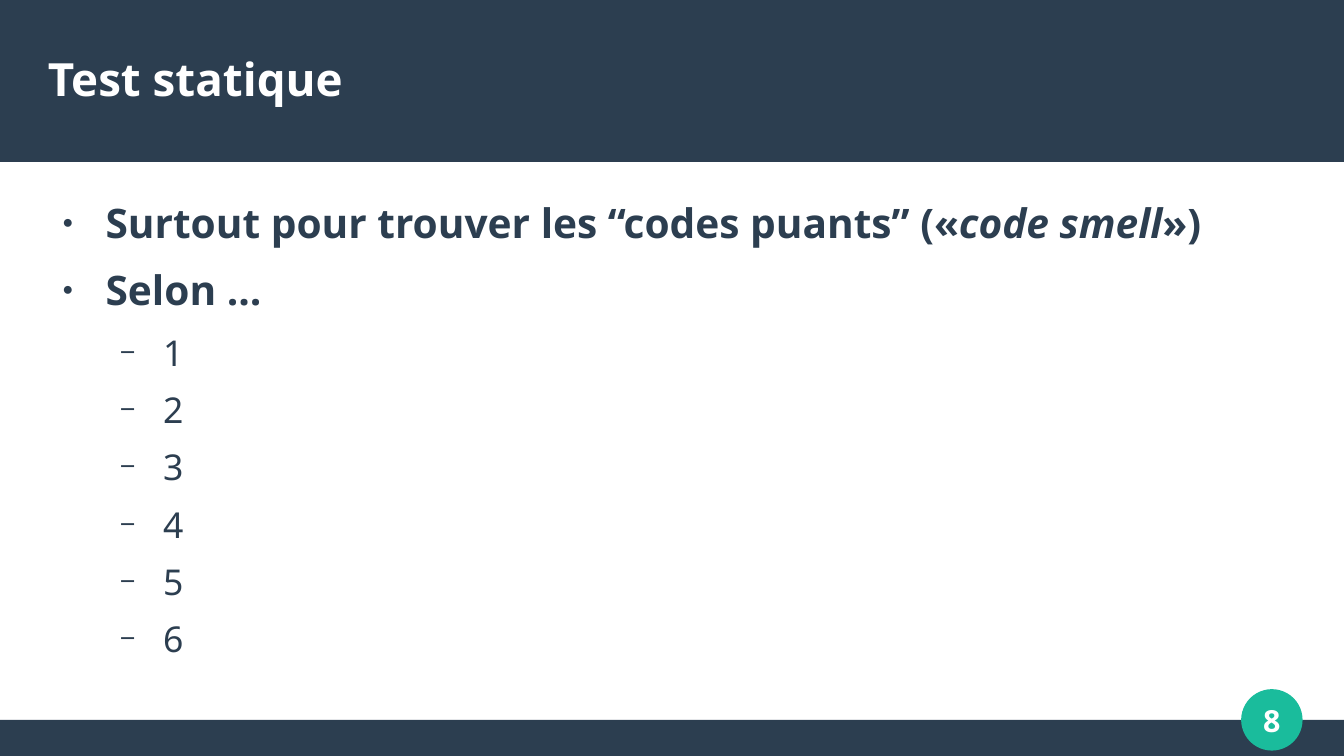
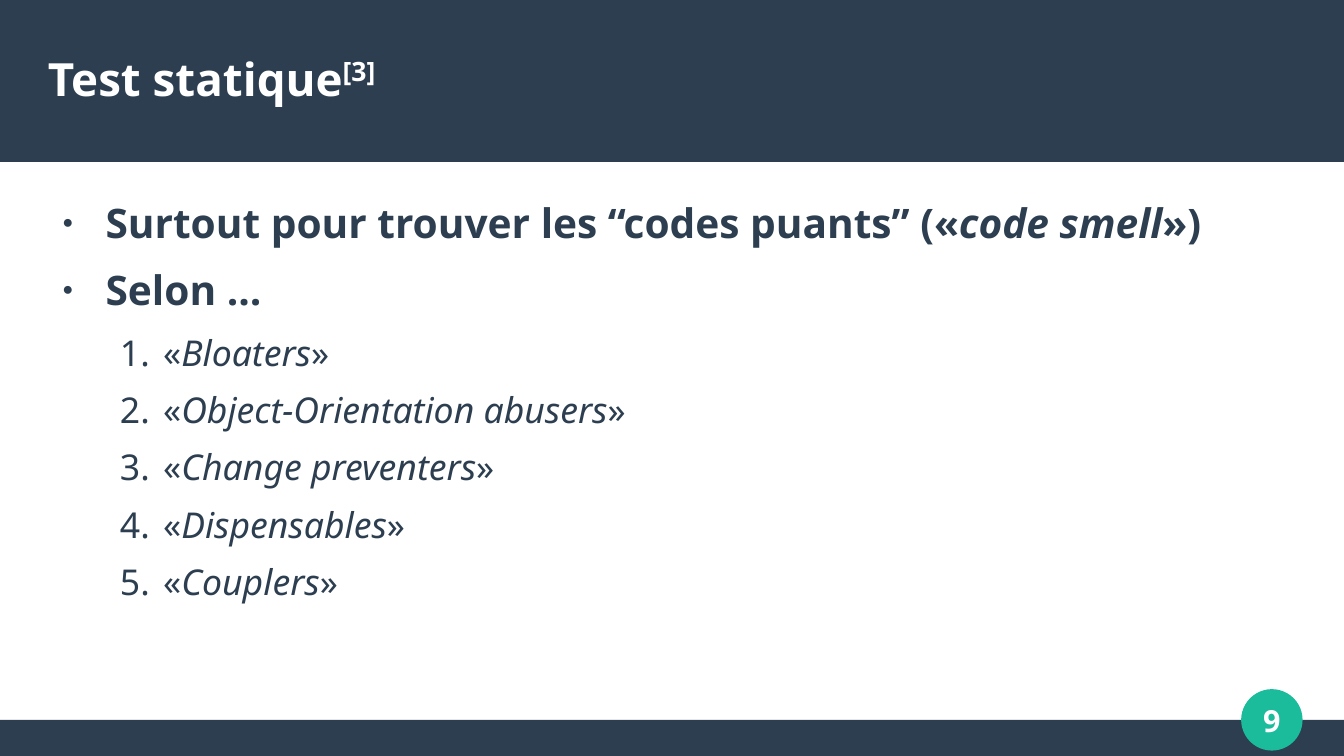
Before and after one commit to umontreal-diro/IFT3913, a slide deck: slide 9 of presentations/Semaine7/ClaudericDeRoy/presentation.odp (slide 8 before the commit). Drawn at 1344x756 pixels with LibreOffice and Linux fonts; fonts in the diff are those of the drawing. Boxes give left, top, right and bottom in pixels: in the first picture for what was removed or moved away, otherwise in the second. Text is boxed around its words. In the diff, an @@ line names an element or a change of style, - is before the commit and + after.

```diff
--- a/presentations/Semaine7/ClaudericDeRoy/presentation.odp
+++ b/presentations/Semaine7/ClaudericDeRoy/presentation.odp
@@ title at (x1=48, y1=61, x2=376, y2=107): text changed @@
-Test statique
+Test statique[3]
@@ text at (x1=163, y1=339, x2=626, y2=604): text changed; italic on @@
-  − 1
-  − 2
-  − 3
-  − 4
-  − 5
-  − 6
+  1. «Bloaters»
+  2. «Object-Orientation abusers»
+  3. «Change preventers»
+  4. «Dispensables»
+  5. «Couplers»
@@ page number at (x1=1263, y1=710, x2=1280, y2=733): text changed @@
-8
+9
```
Also in this commit, not shown: 8 other slides changed, 7 slides added, 2 slides removed, 8 other files.
